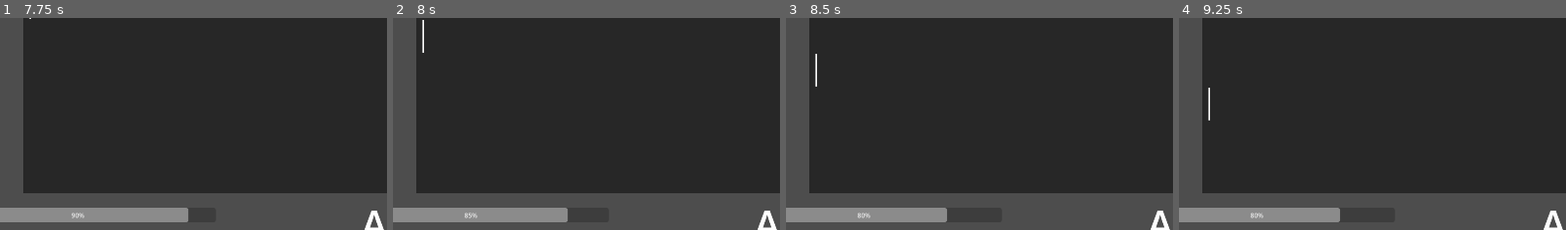
Above: before the commit, frames 1-4 (left to right).
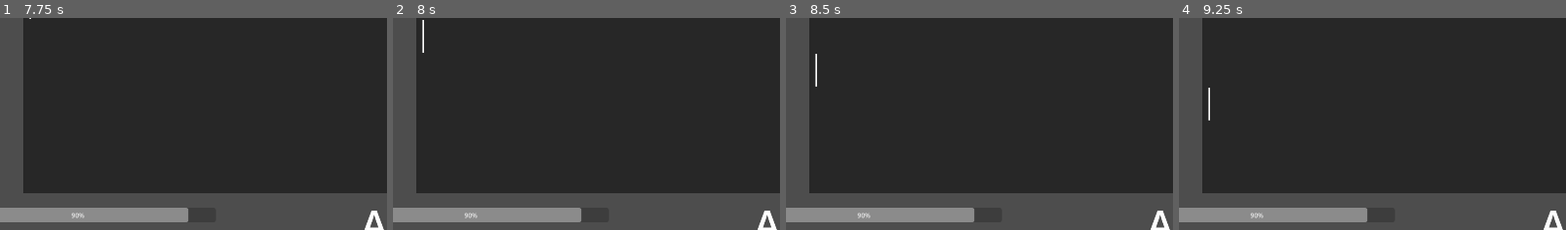
Above: after the commit, the same moments.

Repository: joeljanzen/Bitstreamer
Game: Godot game, scene res://Scenes/level.tscn
Same seed, same stepped clock (60 frames per second), same inputs: the game is played once before the commit and once after it.
Inputs:
- Up to frame 1 (7.75 s): tap Enter (enter) at 0.5, 0.6, 1.55, 3.05, 3.6, 4.55, 6.05, 6.6, 7.55 s; tap E (spawn enter) at 0.8, 1.35, 2.3, 3.8, 5.3, 5.85, 6.8, 7.35 s; tap 0 (0 bit) at 2.1 s; tap 1 (1 bit) at 2.85 s; tap W (spawn 0 bit) at 4.35 s; tap Q (spawn 1 bit) at 5.1 s
- Up to frame 2 (8 s): no input
- Up to frame 3 (8.5 s): tap 0 (0 bit) at 8.1 s; tap E (spawn enter) at 8.3 s
- Up to frame 4 (9.25 s): tap 1 (1 bit) at 8.85 s; tap Enter (enter) at 9.05 s
The pictures show only the part of the screen within x 10-60%, y 49-98%; the shares and areas given below are measured in that part.

Frame 1 is identical in both runs. In frame 2, 0.3% of the frame differs, in the area x 18-49%, y 89-97%; in frame 3, 0.5%; in frame 4, 0.5%.

Commit message:
Missing  debug enter no longer deals damage

Diff:
--- a/Scenes/level.gd
+++ b/Scenes/level.gd
@@ -9,7 +9,7 @@
 
 ## Connect to the failed signal.
 func _ready() -> void:
-	Signals.failed.connect(failed)
+	Signals.failed.connect(_failed)
 
 
 ## Start the level
@@ -18,7 +18,7 @@
 
 
 ## The level has been failed
-func failed() -> void:
+func _failed() -> void:
 	_play_area.process_mode = Node.PROCESS_MODE_DISABLED
 
 	var crash_screen: GameCrashUI = _crash_screen.instantiate()
--- a/Scripts/Gameplay/play_area.gd
+++ b/Scripts/Gameplay/play_area.gd
@@ -67,7 +67,7 @@
 	elif Input.is_action_just_pressed("spawn 1 bit"):
 		send_bit(Bit.Type.ONE, DEBUG_BIT_SPEED, DEBUG_BIT_DAMAGE)
 	elif Input.is_action_just_pressed("spawn enter"):
-		send_bit(Bit.Type.ENTER, DEBUG_BIT_SPEED, DEBUG_BIT_DAMAGE)
+		send_bit(Bit.Type.ENTER, DEBUG_BIT_SPEED, 0)
 
 
 ## Send a bit down the current line.
